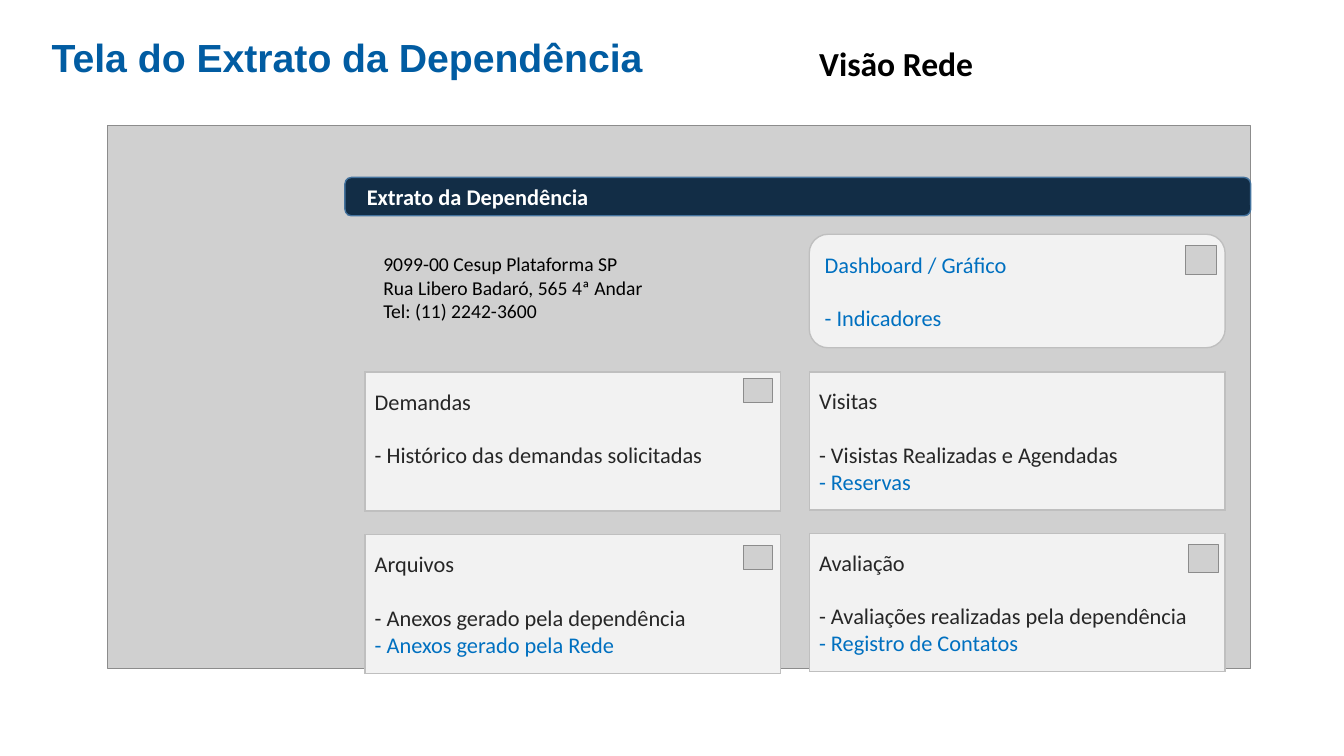
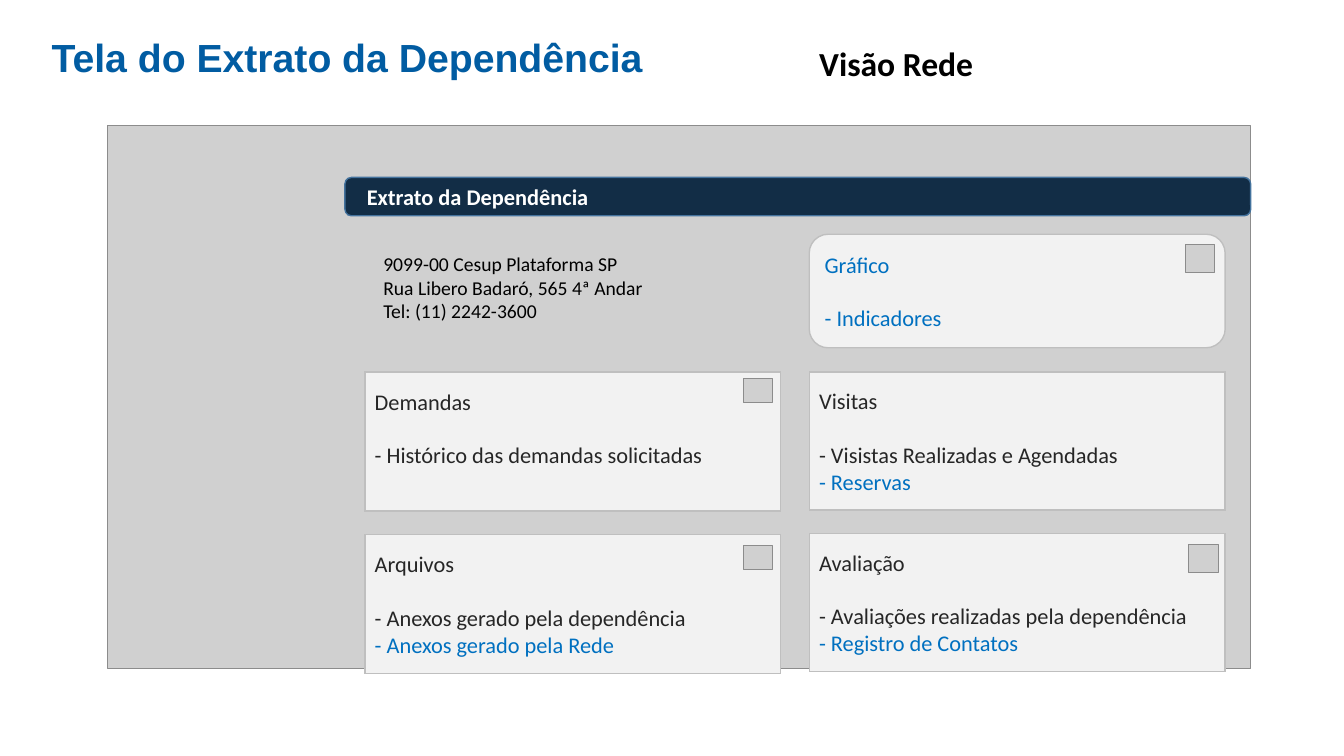
Before and after one commit to cezarnk/projetos, a slide deck: slide 7 of Apresentação Cesup Rede/Projeto 2.pptx. Drawn at 1344x756 pixels with LibreOffice and Linux fonts; fonts in the diff are those of the drawing; grey boxes stand for pictures; background and template pictures are left out. Boxes give left, top, right and bottom in pixels: in the first picture for what was removed or moved away, otherwise in the second. Text is boxed around its words. In the diff, an @@ line names an element or a change of style, - is before the commit and + after.

```diff
--- a/Apresentação Cesup Rede/Projeto 2.pptx
+++ b/Apresentação Cesup Rede/Projeto 2.pptx
@@ text in rounded rectangle at [825,257,890,273]: text changed @@
-Dashboard / Gráfico
+Gráfico
```
Also in this commit, not shown: 3 other slides changed, 4 other files.
